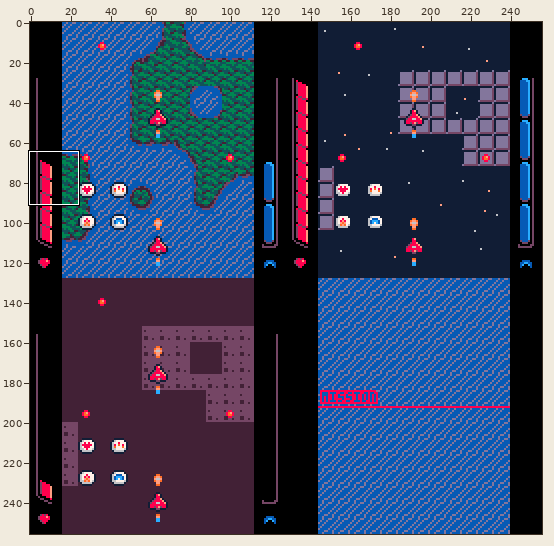
File history of a pixel-art file, mockup/mockup 02 - vertical.aseprite. The first picture is a wide view before the edit; the outline marks the close-up.
Close-up. Before:
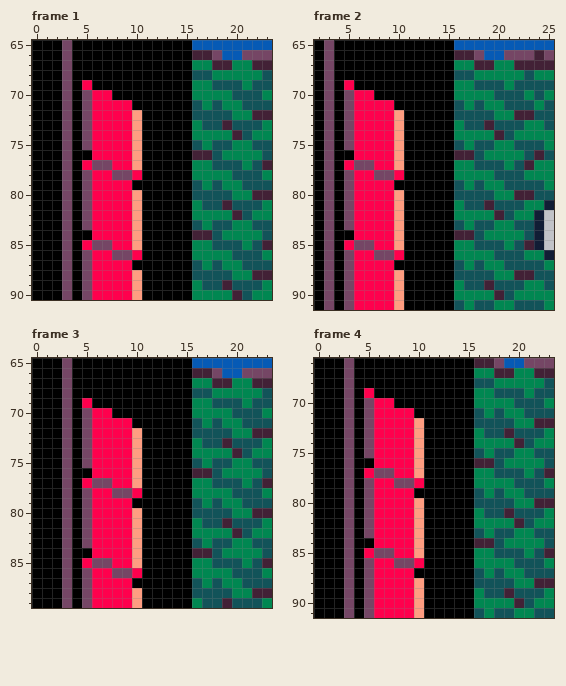
256x256 pixels, 48 frames. Shown: frame 1: x 0..23, y 65..90; frame 2: x 2..25, y 65..91; frame 3: x 0..23, y 65..89; frame 4: x 0..23, y 66..91. The commit also changed other frames or places, which this record leaves out.
After the commit:
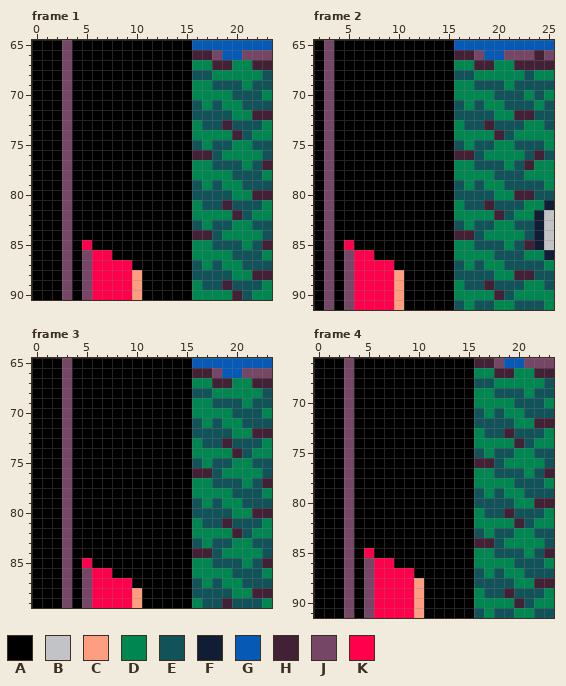
Palette (. is transparent): A #000000  B #c2c3c7  C #ff9d81  D #008751  E #125359  F #111d35  G #065ab5  H #422136  J #754665  K #ff004d
Difference:
Frame 1, layer "HUD":
Colour A replaces colour C in rows 72 to 77 at x 10; in rows 80 to 85 at x 10.
Colour A replaces colour J in rows 70 to 75 at x 5; in row 77 at x 6 to 7; in row 78 at x 5 and 8 to 9; in rows 79 to 83 at x 5; in row 85 at x 6 to 7; in row 86 at x 8 to 9.
Colour A replaces colour K in row 69 at x 5; in row 70 at x 6 to 7; in rows 71 to 76 at x 6 to 9; in row 77 at x 5 and 8 to 9; in row 78 at x 6 to 7 and 10; in rows 79 to 84 at x 6 to 9.
Colour A replaces colour K in row 85 at x 8 to 9; in row 86 at x 10.
Frame 2, layer "HUD": the same change as frame 1
Frame 3, layer "HUD": the same change as frame 1
Frame 4, layer "HUD": the same change as frame 1
Changed places in both close-ups, as pixel boxes (x1, y1, x2, y2):
changed: (82, 80, 142, 260)
changed: (344, 80, 404, 260)
changed: (82, 398, 142, 578)
changed: (364, 388, 424, 568)
